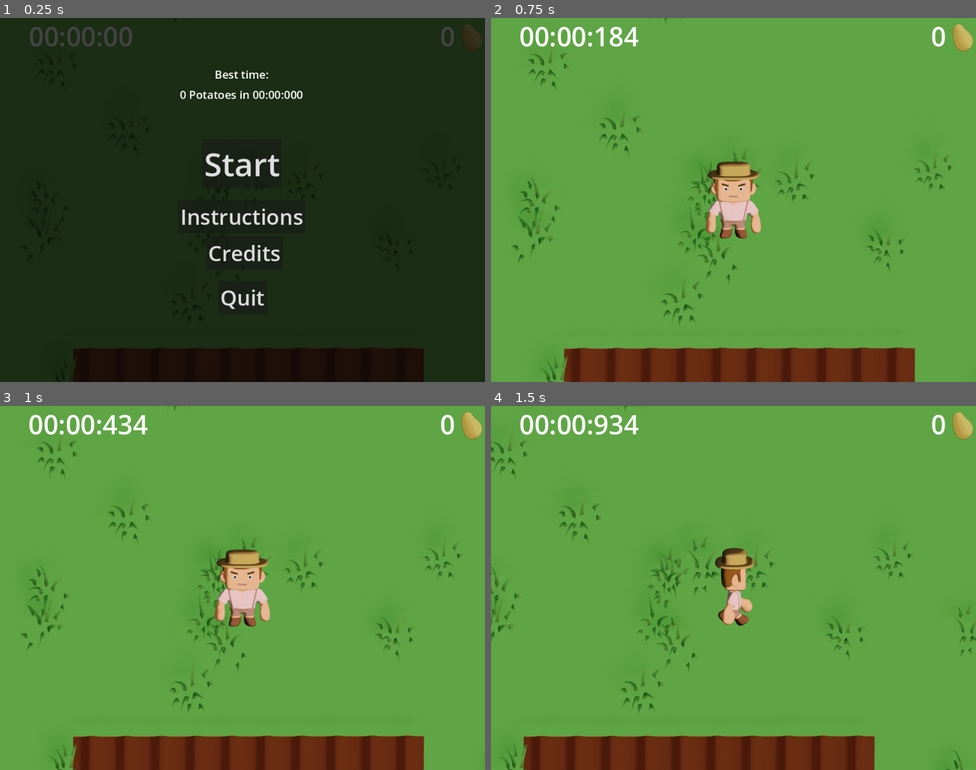
Above: before the commit, frames 1-4 (two rows, left to right).
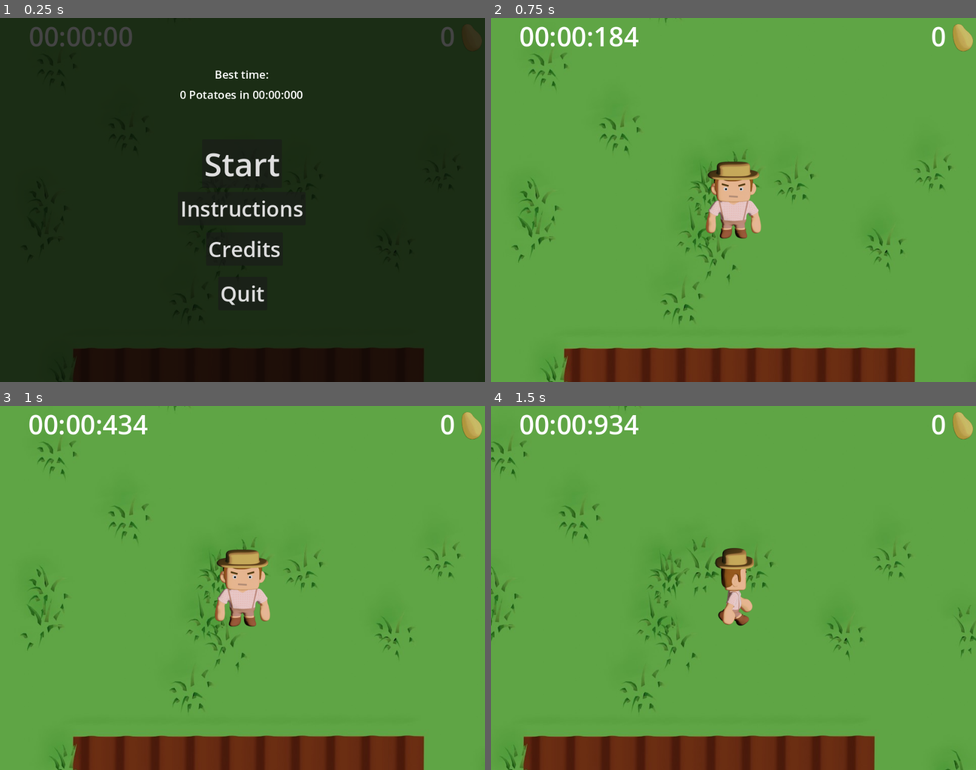
Above: after the commit, the same moments.

Repository: wolfel1/enhanced-potato-hunt
Game: Godot game, scene res://Main.tscn
Two runs of this game, one before a commit and one after it. Both use one fixed random seed, a clock stepped at 60 frames per second and the inputs below.
Inputs:
- Up to frame 1 (0.25 s): no input
- Up to frame 2 (0.75 s): click "Start" at 0.5 s
- Up to frame 3 (1 s): no input
- Up to frame 4 (1.5 s): hold D (move_right) from 1.28 s (still down)

The runs differ from the first frame. In frame 1, 1.3% of the frame differs, in the area x 37-63%, y 50-80%; in frame 2, nothing differs; in frame 3, nothing differs; in frame 4, nothing differs.

Commit message:
sizing

Diff:
--- a/MainMenu.tscn
+++ b/MainMenu.tscn
@@ -16,15 +16,15 @@
 color = Color(0.0196078, 0.0196078, 0.0196078, 0.74902)
 
 [node name="BestTimeLabel" type="Label" parent="." groups=["Start"]]
-anchors_preset = 8
-anchor_left = 0.5
-anchor_top = 0.5
-anchor_right = 0.5
-anchor_bottom = 0.5
-offset_left = -128.0
-offset_top = -264.0
-offset_right = 125.0
-offset_bottom = -230.0
+anchors_preset = -1
+anchor_left = 0.498
+anchor_top = 0.344
+anchor_right = 0.498
+anchor_bottom = 0.344
+offset_left = -126.08
+offset_top = -151.68
+offset_right = 126.92
+offset_bottom = -117.68
 grow_horizontal = 2
 grow_vertical = 2
 theme_override_font_sizes/font_size = 22
@@ -33,15 +33,15 @@
 metadata/_edit_group_ = true
 
 [node name="BestScoreLabel" type="Label" parent="." groups=["Start"]]
-anchors_preset = 8
-anchor_left = 0.5
-anchor_top = 0.5
-anchor_right = 0.5
-anchor_bottom = 0.5
-offset_left = -128.0
-offset_top = -224.0
-offset_right = 125.0
-offset_bottom = -190.0
+anchors_preset = -1
+anchor_left = 0.498
+anchor_top = 0.344
+anchor_right = 0.498
+anchor_bottom = 0.344
+offset_left = -126.08
+offset_top = -111.68
+offset_right = 126.92
+offset_bottom = -77.68
 grow_horizontal = 2
 grow_vertical = 2
 theme_override_font_sizes/font_size = 22
@@ -74,8 +74,9 @@
 anchor_right = 0.5
 anchor_bottom = 0.5
 offset_left = -128.0
+offset_top = -16.0
 offset_right = 125.0
-offset_bottom = 66.0
+offset_bottom = 50.0
 grow_horizontal = 2
 grow_vertical = 2
 size_flags_horizontal = 4
@@ -91,9 +92,9 @@
 anchor_right = 0.5
 anchor_bottom = 0.5
 offset_left = -72.0
-offset_top = 72.0
+offset_top = 64.0
 offset_right = 80.0
-offset_bottom = 138.0
+offset_bottom = 130.0
 grow_horizontal = 2
 grow_vertical = 2
 size_flags_horizontal = 4
@@ -109,9 +110,9 @@
 anchor_right = 0.5
 anchor_bottom = 0.5
 offset_left = -48.0
-offset_top = 160.0
+offset_top = 152.0
 offset_right = 49.0
-offset_bottom = 226.0
+offset_bottom = 218.0
 grow_horizontal = 2
 grow_vertical = 2
 size_flags_horizontal = 4
